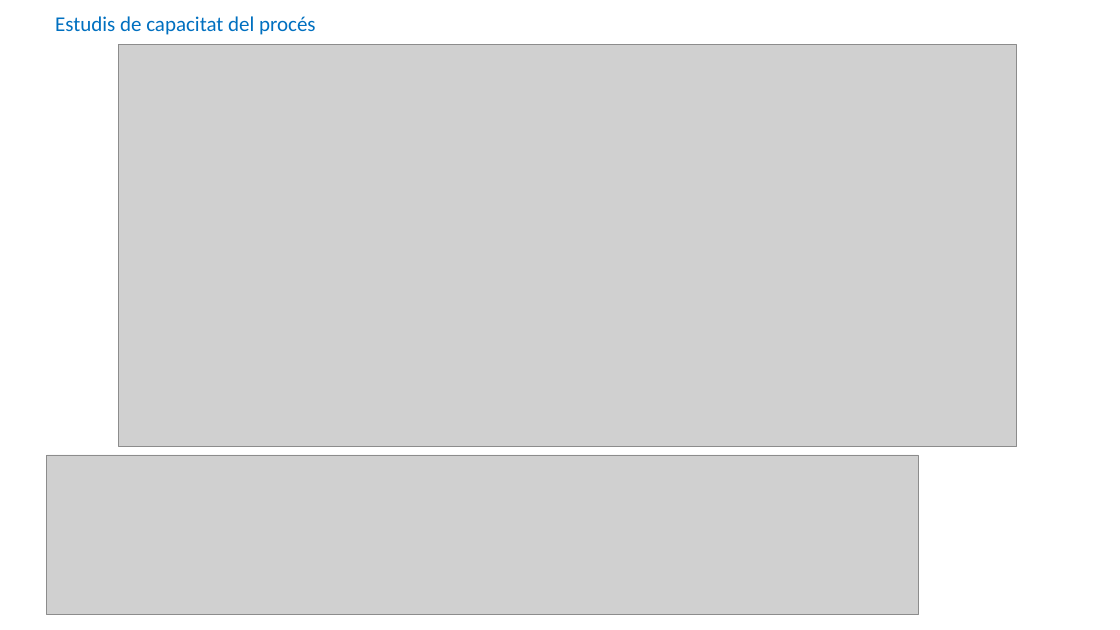
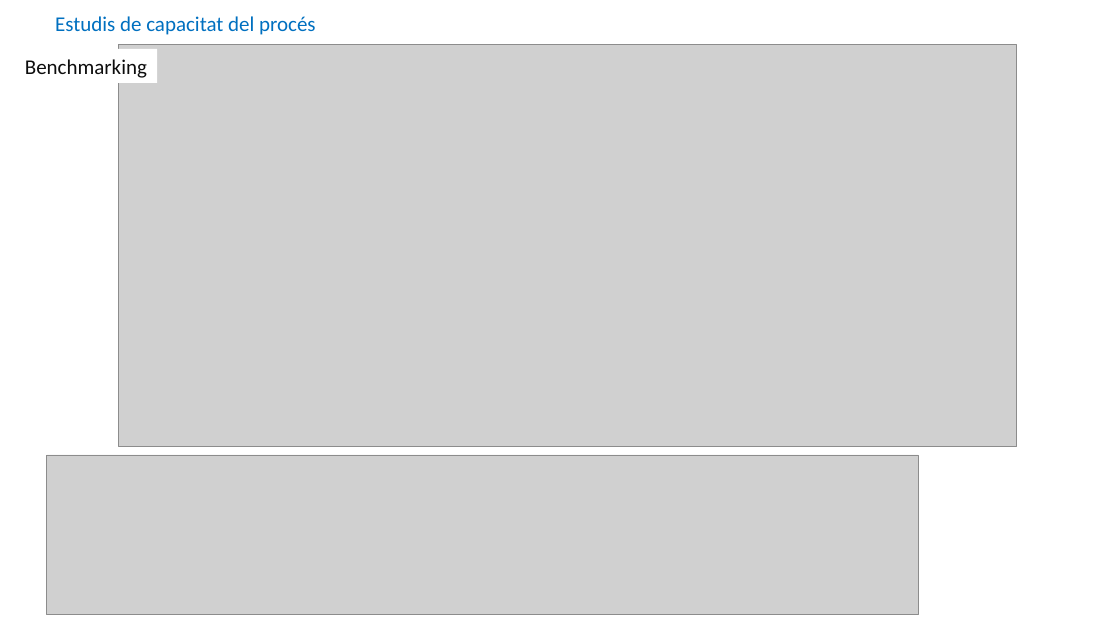
Before and after one commit to JMML2021/Entrega-projecte-final, a slide deck: slide 8 of 4 Presentación final.pptx (slide 7 before the commit). Drawn at 1120x630 pixels with LibreOffice and Linux fonts; fonts in the diff are those of the drawing; grey boxes stand for pictures; background and template pictures are left out. Boxes give left, top, right and bottom in pixels: in the first picture for what was removed or moved away, otherwise in the second. Text is boxed around its words. In the diff, an @@ line names an element or a change of style, - is before the commit and + after.

```diff
--- a/4 Presentación final.pptx
+++ b/4 Presentación final.pptx
@@ rectangle added at bbox=[17, 49, 157, 82], fill #FFFFFF, 18 pt, text #0D0D0D @@
+Benchmarking
```
Also in this commit, not shown: 8 other slides changed, 8 slides added, 5 slides removed.
